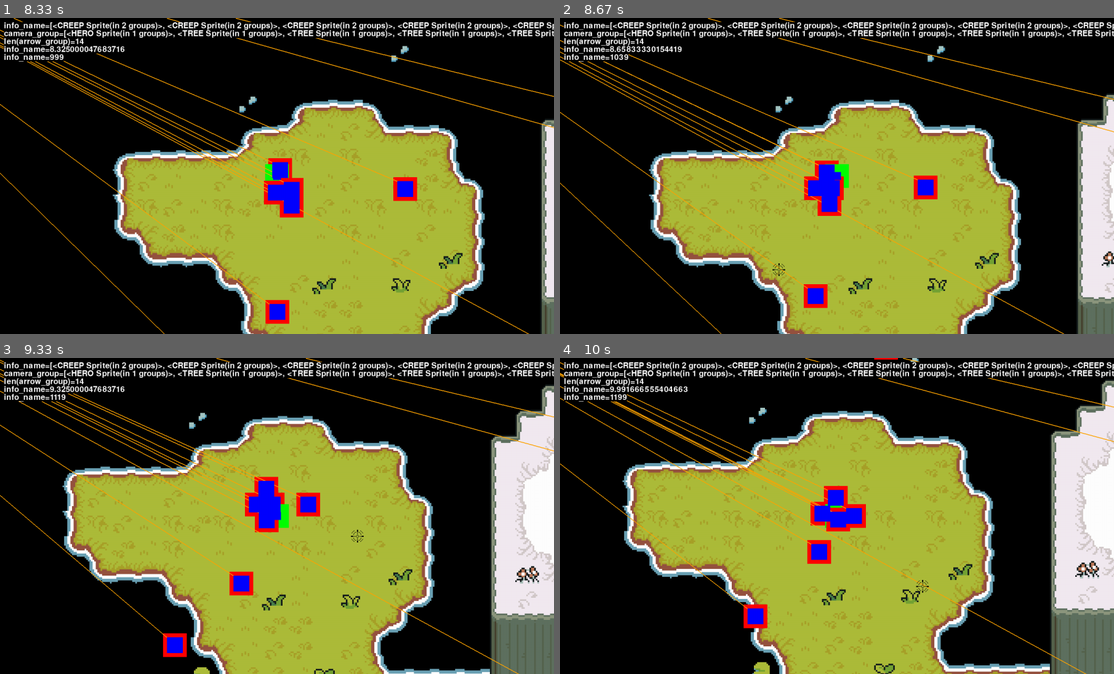
Above: before the commit, frames 1-4 (two rows, left to right).
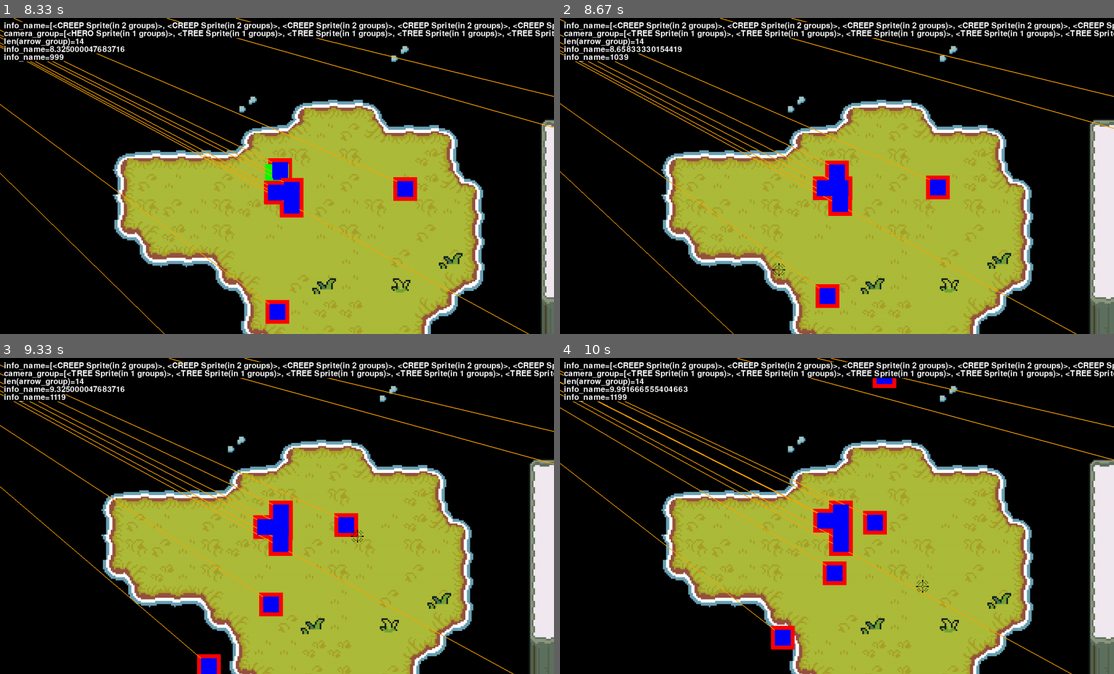
Above: after the commit, the same moments.

Repository: ArcherWayne/pygame_windranger_simulator
Game: pygame game, started from main.py
Same seed, same stepped clock (60 frames per second), same inputs: the game is played once before the commit and once after it.
Inputs (mouse positions are in pixels of both pictures, inside the frame that each line leads up to):
- Up to frame 1 (8.33 s): press the mouse at (454, 166) at 0.37 s; move the mouse to (365, 182) at 0.47 s; release the mouse at (282, 198) at 0.6 s; hold D 0.67-1.13 s; click (443, 207) at 0.75 s; hold W 1.17-1.47 s; click (437, 198) at 1.25 s; hold D 1.5-1.97 s; click (487, 296) at 1.58 s; hold A 2-2.53 s; click (421, 55) at 2.08 s; hold S 2.57-2.87 s; click (105, 134) at 2.65 s; hold A 2.9-3.3 s; click (254, 100) at 2.98 s; hold W 3.33-3.7 s; click (144, 296) at 3.42 s; hold D 3.73-4.37 s; click (99, 106) at 3.82 s; hold S 4.4-4.77 s; click (199, 109) at 4.48 s; hold A 4.8-5.27 s; click (166, 223) at 4.88 s; hold D 5.3-5.77 s; click (171, 255) at 5.38 s; hold W 5.8-6.1 s; click (315, 125) at 5.88 s; hold D 6.13-6.6 s; click (299, 261) at 6.22 s; hold A 6.63-7.17 s; click (326, 122) at 6.72 s; hold S 7.2-7.5 s; click (454, 103) at 7.28 s; hold A 7.53-7.93 s; click (254, 68) at 7.62 s; hold W from 7.97 s (still down); click (304, 87) at 8.05 s
- Up to frame 2 (8.67 s): release W at 8.33 s; hold D from 8.37 s (still down); click (776, 270) at 8.45 s
- Up to frame 3 (9.33 s): release D at 9 s; hold S from 9.03 s (still down); click (354, 534) at 9.12 s
- Up to frame 4 (10 s): release S at 9.4 s; click (632, 613) at 9.48 s; click (920, 585) at 9.82 s

Frame 1 is identical in both runs. In frame 2, 20% of the frame differs, in the area x 0-100%, y 0-100%; in frame 3, 36%; in frame 4, 36%.

Commit message:
better cooldown system

Diff:
--- a/hero.py
+++ b/hero.py
@@ -1,14 +1,19 @@
 import pygame
+from arrow import ARROW
 from setting import *
 from debug import debug
 
 class HERO(pygame.sprite.Sprite): # my code
-	def __init__(self, groups, creep_group) -> None:
+	def __init__(self, groups, creep_group, camera_group, arrow_group) -> None:
 		super().__init__(groups)
 		# type
 		self.type = 'hero'
 
+		# group setting, the imported group is the same reference as the outside group, not the copy of it
+
 		self.creep_group = creep_group
+		self.camera_group = camera_group
+		self.arrow_group = arrow_group
 
 		# position
 		self.pos = pygame.math.Vector2()
@@ -29,7 +34,11 @@
 
 		# stat
 		self.health = HERO_HEALTH
-		self.hit_frame = CREEP_ATTACK_INTERVAL - 1 # 英雄接触到小兵的帧读数
+
+		# cooldown frames
+		self.hit_cooldown_frame = 0 # 英雄接触到小兵的帧读数
+		self.shoot_arrow_cooldown_frame = 0
+
 
 	def keyboard_movement(self):
 		keys = pygame.key.get_pressed()
@@ -56,6 +65,16 @@
 		self.rect.y = round(self.pos.y)
 
 
+	def shoot_arrow(self, mouse_pos):
+		if self.shoot_arrow_cooldown_frame == 0:
+			aim_direction = pygame.math.Vector2()
+			aim_direction.x = mouse_pos[0] - WIN_WIDTH/2
+			aim_direction.y = mouse_pos[1] - WIN_HEIGHT/2
+			ARROW([self.camera_group, self.arrow_group], aim_direction, ARROW_SPEED, ARROW_DAMAGE, self.pos, self.creep_group)
+
+			self.shoot_arrow_cooldown_frame += 1
+
+
 	def check_collision_with_creeps(self):
 		creep_sprites = pygame.sprite.spritecollide(self, self.creep_group, False) # dokill = False
 
@@ -68,18 +87,26 @@
 
 
 	def got_hit(self):
-		print(self.health)
 		self.hit_frame += 1
 		if self.hit_frame == CREEP_ATTACK_INTERVAL:
 			self.health -= CREEP_DAMAGE
 
-			if self.hit_frame > CREEP_ATTACK_INTERVAL:
-				self.hit_frame = 0
+		if self.hit_frame > CREEP_ATTACK_INTERVAL:
+			self.hit_frame = 0
 
 
 	def check_health(self):
 		if self.health <= 0:
 			self.kill()
+
+
+	def update_cooldowns(self, cooldown_frame, cooldown_interval):
+		if cooldown_frame > 0:
+			cooldown_frame += 1
+		if cooldown_frame > cooldown_interval:
+			cooldown_frame = 0
+
+		return cooldown_frame
 
 	def update(self, dt):
 		self.dt = dt
@@ -88,3 +115,7 @@
 		self.keyboard_movement()
 		self.check_collision_with_creeps()
 		self.check_health()
+
+		# update cooldowns
+		self.shoot_arrow_cooldown_frame = self.update_cooldowns(self.shoot_arrow_cooldown_frame, HERO_ATTACK_INTERVAL)
+		print(self.shoot_arrow_cooldown_frame)
--- a/main.py
+++ b/main.py
@@ -13,7 +13,7 @@
 from tree import TREE
 from creep import CREEP
 from cursor import CURSOR
-from arrow import ARROW
+
 # from hero import PLAYER # debug use
 
 class MAINGAME:
@@ -42,14 +42,12 @@
 
 # class setup
 		# class = Class()
-		self.hero = HERO(self.camera_group, self.creep_group)
+		self.hero = HERO(self.camera_group, self.creep_group, self.camera_group, self.arrow_group)
 		# self.hero = PLAYER((window_size[0]/2, window_size[1]/2), CameraGroup) # debug use
 
 # user event setting
 		self.creep_enemy_timer = pygame.USEREVENT + 1
 		pygame.time.set_timer(self.creep_enemy_timer, 1000)
-
-		# self.shoot_arrow = pygame.USEREVENT + 1
 
 # attribute setup
 		self.cursor = CURSOR()
@@ -60,29 +58,17 @@
 		self.game_active = True
 
 		# hold to shoot mechanics
-		self.isshooting = 0
-		self.holding_frame = HERO_ATTACK_INTERVAL - 1
+		# self.isshooting = 0
+		# self.holding_frame = HERO_ATTACK_INTERVAL - 1
+
+
+	# init finish ---------------------------------------------------------------------------------------- #
 
 	def generate_trees(self):
 		for i in range(20):
 			random_x = randint(1000,2000)
 			random_y = randint(1000,2000)
 			TREE((random_x,random_y),self.camera_group)
-
-	def hold_to_shoot_arrow(self):
-		if self.isshooting:
-			self.holding_frame += 1
-			if self.holding_frame == HERO_ATTACK_INTERVAL:
-				aim_direction = pygame.math.Vector2()
-				aim_direction.x = self.mouse_pos[0] - WIN_WIDTH/2
-				aim_direction.y = self.mouse_pos[1] - WIN_HEIGHT/2
-				ARROW([self.camera_group, self.arrow_group], aim_direction, ARROW_SPEED, ARROW_DAMAGE, self.hero.pos, self.creep_group)
-
-			if self.holding_frame > HERO_ATTACK_INTERVAL:
-				self.holding_frame = 0
-
-		else:
-			self.holding_frame = HERO_ATTACK_INTERVAL - 1
 
 
 	def game_loop(self):
@@ -107,10 +93,12 @@
 					self.mouse_pos = event.pos
 
 				if event.type == pygame.MOUSEBUTTONDOWN:
+					# 这个只管down的一瞬间
 					self.mouse_down_pos = event.pos
 					self.mouse_down_button = event.button
+
 					if self.mouse_down_button == 1:
-						self.isshooting = 1
+						pass
 
 					if self.mouse_down_button == 2:
 						pass
@@ -123,7 +111,7 @@
 					self.mouse_up_button = event.button
 
 					if self.mouse_up_button == 1:
-						self.isshooting = 0
+						pass
 
 					if self.mouse_up_button == 2:
 						pass
@@ -133,11 +121,14 @@
 
 
 
-				# mouse action ------------------------------------------------------------------ #
-
 			# game loop    ---------------------------------------------------------------------------------- #
 			if self.game_active:
-				self.hold_to_shoot_arrow()
+
+				# 按键长按管理部分 ----------------------------- #
+				mouse_pressed_list = pygame.mouse.get_pressed(num_buttons=3)
+				if mouse_pressed_list[0]:
+					self.hero.shoot_arrow(self.mouse_pos)
+
 
 				self.screen.fill(BLACK)
 				self.camera_group.update(dt)
--- a/tempCodeRunnerFile.py
+++ b/tempCodeRunnerFile.py
@@ -1,2 +1 @@
-
-		self.pos.y = WIN_HEIGTH/2
+camera_group.add(TREE((1,1),camera_group))
--- a/test.py
+++ b/test.py
@@ -1,11 +1,17 @@
-from cgi import print_arguments
+
 import pygame, sys
+from test2 import HERO
+from tree import TREE
 from setting import *
 
 pygame.init()
 screen = pygame.display.set_mode(window_size)
 display_surf = pygame.display.get_surface()
 
+camera_group = pygame.sprite.Group()
+hero = HERO(camera_group, camera_group)
+
+camera_group.add(TREE((1,1),camera_group))
 
 while True:
 
@@ -14,19 +20,13 @@
 			pygame.quit()
 			sys.exit()
 
+	# test area ----------------------------------------------------------------------------------------------------- #
+	print(camera_group)
+	print(hero.camera_group)
 
 
 
 
-	# test area ----------------------------------------------------------------------------------------------------- #
-	# pygame.draw.rect(display_surf, (123,132, 53), (10, 10, 10, 10))
-	# rect_1 = pygame.Rect(10, 10, 32, 64)
-	# print(rect_1.size)
-
-	image = pygame.Surface((CREEP_WIDTH, CREEP_HEIGHT)).convert_alpha()
-	image.fill(RED)
-
-	print(image.get_width())
 	# test area ----------------------------------------------------------------------------------------------------- #
 
 
--- /dev/null
+++ b/test2.py
@@ -0,0 +1,9 @@
+import pygame
+from tree import TREE
+
+class HERO(pygame.sprite.Sprite):
+	def __init__(self, groups, camera_group) -> None:
+		super().__init__(groups)
+
+		self.camera_group = camera_group
+		self.camera_group.add(TREE((1,1),camera_group))
Not shown, changed: todo.md
